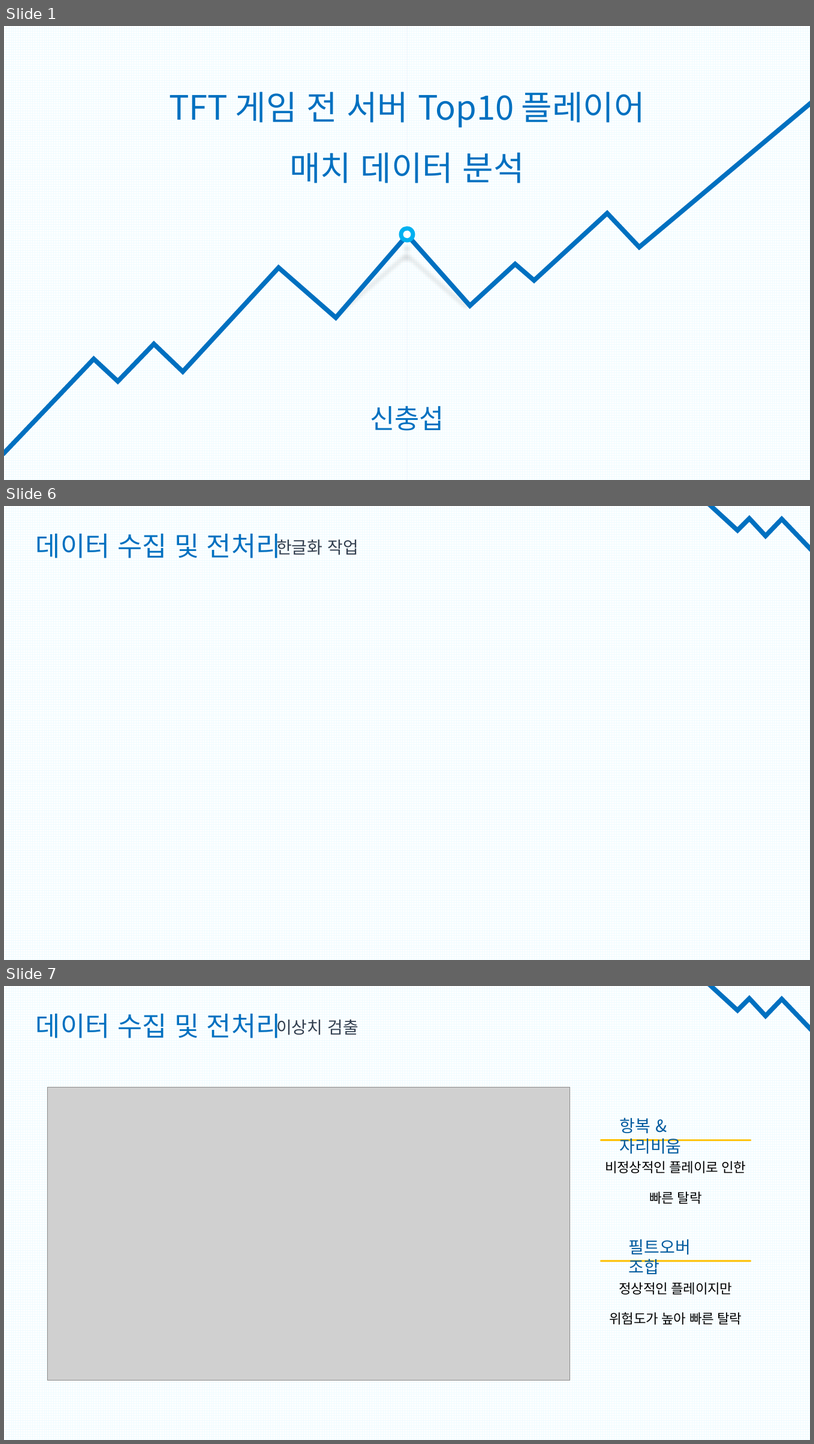
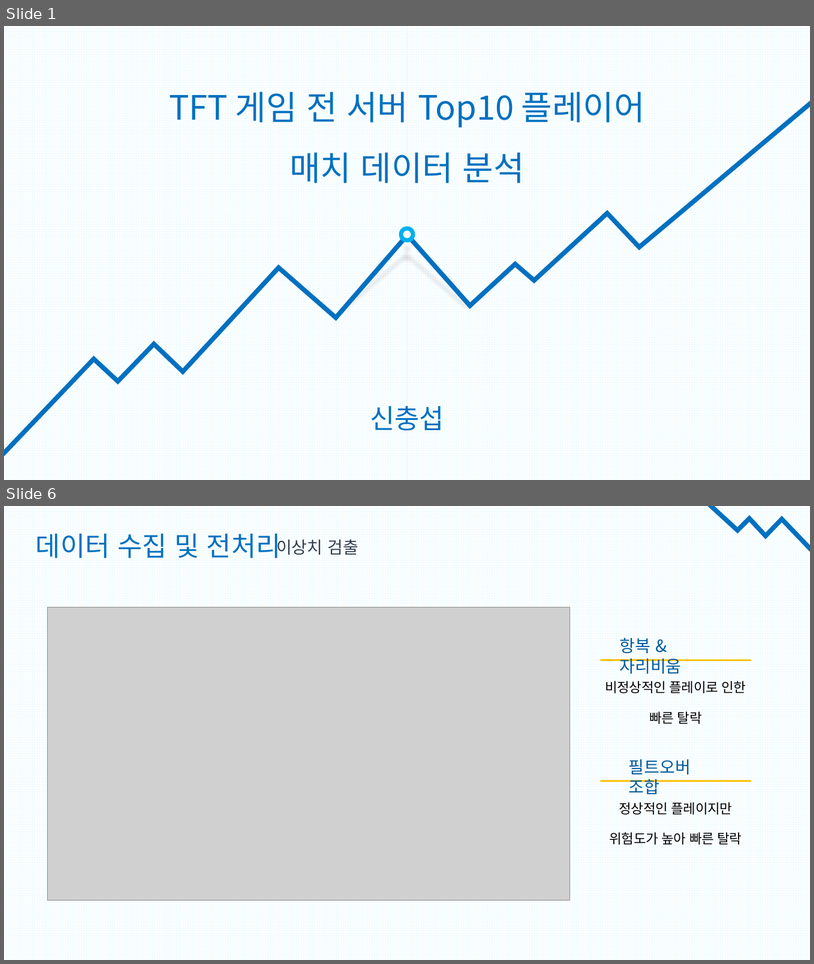
Before and after one commit to tooha289/TeamFightTactics, a slide deck: document/데이터 분석(시각화)/TFT 게임 전 서버 Top10 플레이어 매치 데이터 분석.pptx. Shown one above the other, each under a label of ours: slides 1, 6 and 7 before the commit, slides 1 and 6 after it; the slides between them are not shown. The pictures are 814x1444 and 814x964 pixels, drawn with LibreOffice and Linux fonts; fonts in the diff are those of the drawing; grey boxes stand for pictures. Boxes give left, top, right and bottom in pixels: in the first picture for what was removed or moved away, otherwise in the second. Text is boxed around its words. In the diff, an @@ line names an element or a change of style, - is before the commit and + after.

```diff
--- a/document/데이터 분석(시각화)/TFT 게임 전 서버 Top10 플레이어 매치 데이터 분석.pptx
+++ b/document/데이터 분석(시각화)/TFT 게임 전 서버 Top10 플레이어 매치 데이터 분석.pptx
@@ slide 6 removed at [4, 506, 810, 960], background pattern #EFFBFF on #FFFFFF @@
@@ freeform shape removed at [709, 506, 810, 550] @@
@@ text removed at [36, 534, 281, 558] @@
-데이터 수집 및 전처리
@@ text removed at [276, 537, 359, 558] @@
-한글화 작업
@@ what was slide 7 is now slide 6 @@
```
Also in this commit, not shown: 20 slides changed, 3 slides added, 1 other slide removed, 2 other files.
